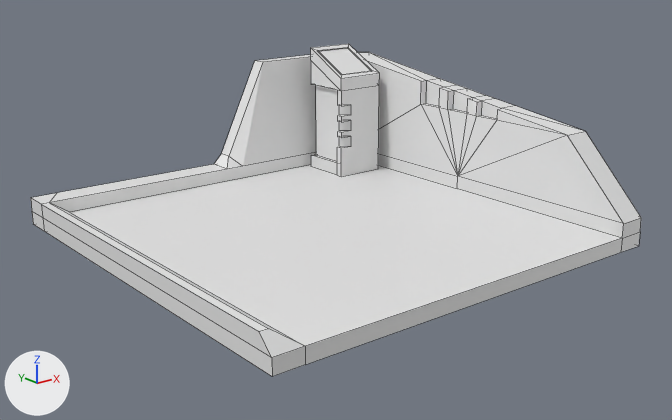
An edit to the Blender file Non-Unity Folder/3D Models/Elevator.blend, drawn before and after from the same camera.
Rendered twice from a 50 mm camera at (-2.29, -6.35, 2.0) aimed at (1.52, -1.59, 0.1). Every picture has the same lights, and +X, +Y and +Z are marked at lower left. Mesh edges are drawn as thin lines.

The first picture shows 'Elevator_Console', 'Elevator_Floor'.
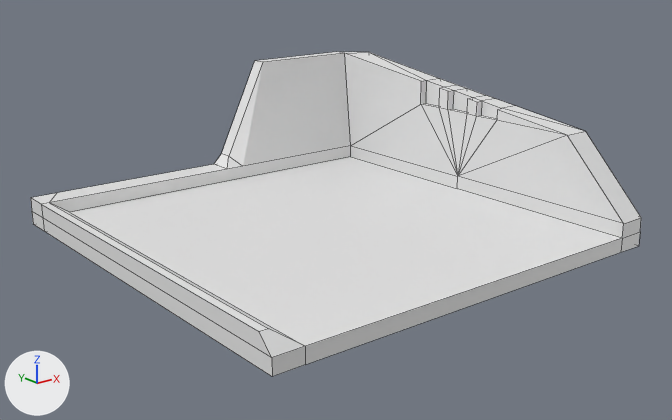
What differs and where, as boxes (x1, y1, x2, y2) in the pictures (672 x 420 px):
'Elevator_Console', hidden
    before: (311, 44, 380, 176)

The change, as a diff of the scene's bpy script:
```diff
--- a/Non-Unity Folder/3D Models/Elevator.blend.py
+++ b/Non-Unity Folder/3D Models/Elevator.blend.py
@@ ob_elevator_console @@
 ob_elevator_console.location = (2.323, -0.257, 0.0)
+ob_elevator_console.hide_viewport = True
```
